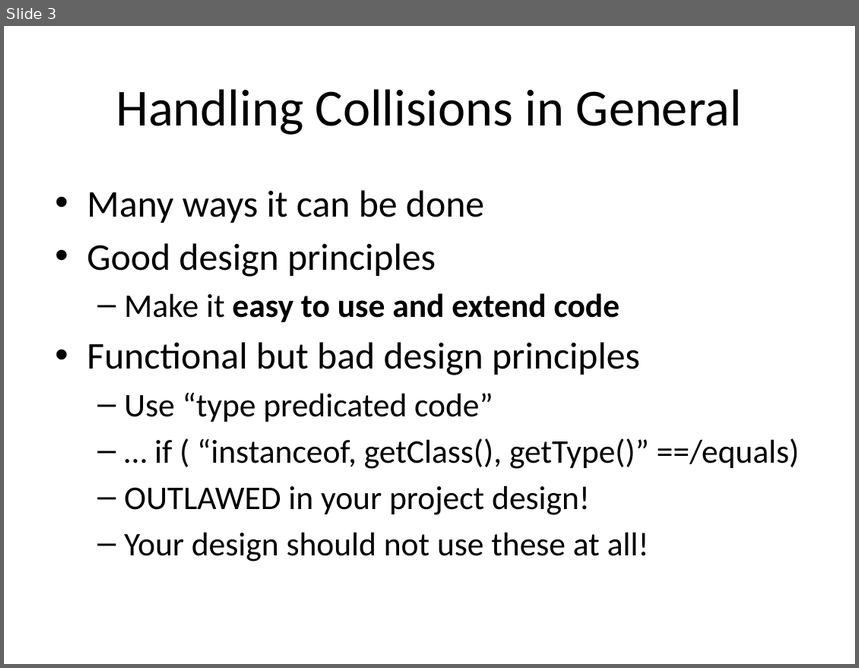
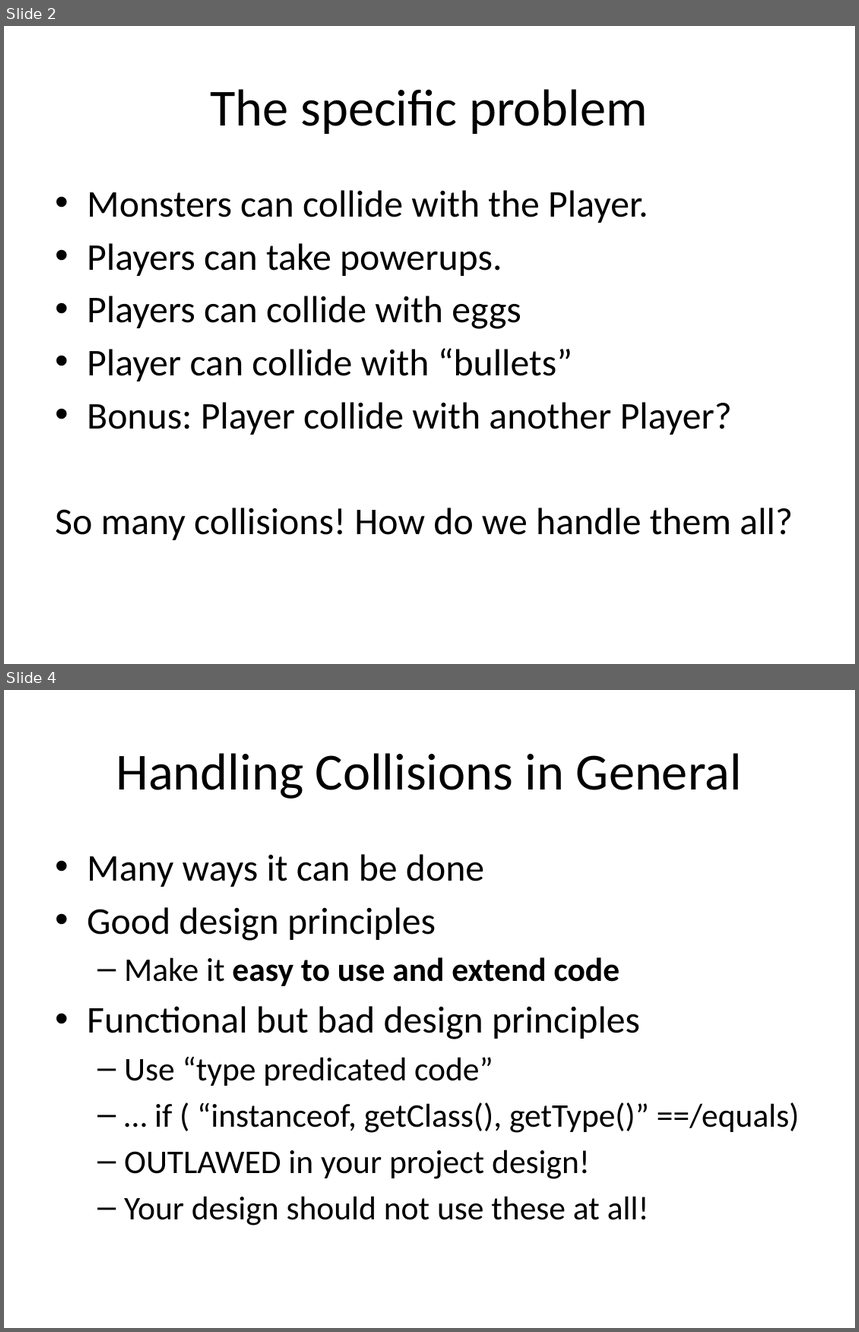
Before and after one commit to RHIT-CSSE/csse220, a slide deck: ClassMaterials/ProjectWorkday1/Slides/DesignInheritance.pptx. Shown one above the other, each under a label of ours: slide 3 before the commit, slides 2 and 4 after it; the slides between them are not shown. The pictures are 859x668 and 859x1332 pixels, drawn with LibreOffice and Linux fonts; fonts in the diff are those of the drawing. Boxes give left, top, right and bottom in pixels: in the first picture for what was removed or moved away, otherwise in the second. Text is boxed around its words. In the diff, an @@ line names an element or a change of style, - is before the commit and + after.

```diff
--- a/ClassMaterials/ProjectWorkday1/Slides/DesignInheritance.pptx
+++ b/ClassMaterials/ProjectWorkday1/Slides/DesignInheritance.pptx
@@ slide 2 added at <box>4,26,855,664</box>, background #FFFFFF @@
@@ title added at <box>211,89,648,134</box>, 44 pt, text #000000 @@
+The specific problem
@@ text added at <box>55,190,793,541</box>, 32 pt, text #000000 @@
+• Monsters can collide with the Player.
+• Players can take powerups.
+• Players can collide with eggs
+• Player can collide with “bullets”
+• Bonus: Player collide with another Player?
+So many collisions! How do we handle them all?
@@ what was slide 3 is now slide 4 @@
```
Also in this commit, not shown: 4 slides changed, 1 other slide added, 16 other files.
